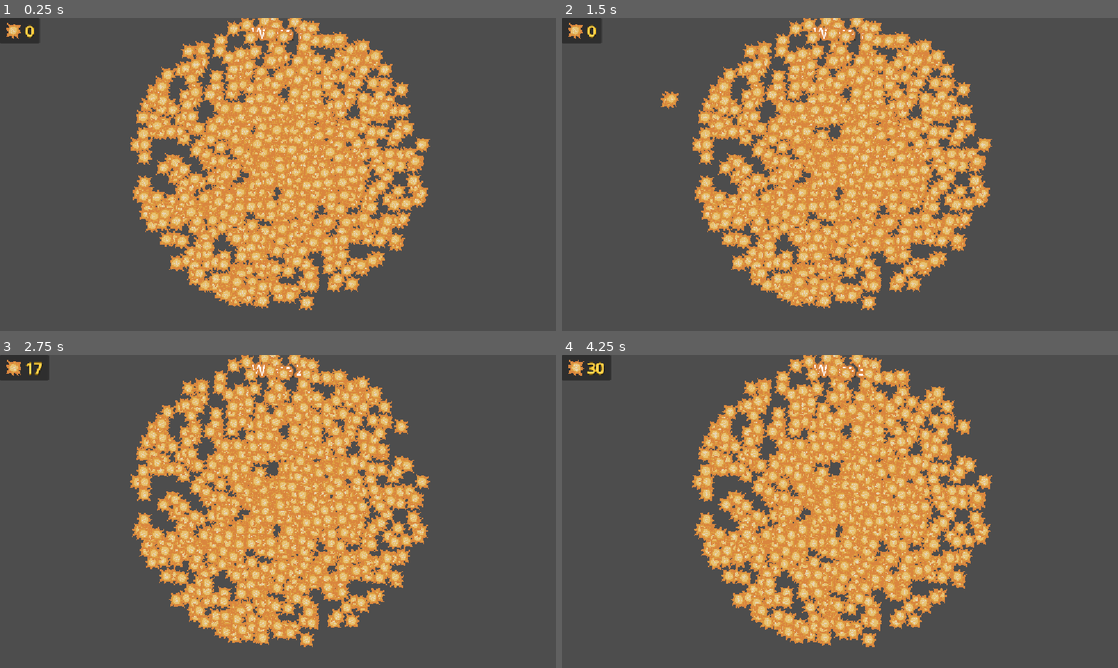
Above: before the commit, frames 1-4 (two rows, left to right).
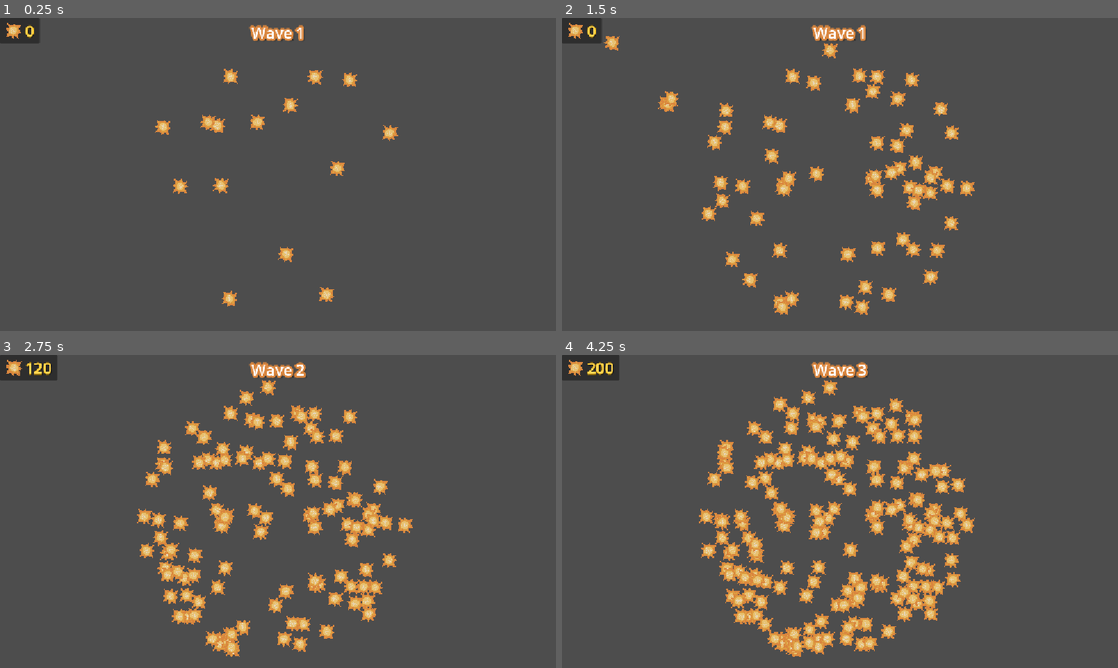
Above: after the commit, the same moments.

Repository: arthur-monteath/pvz-clone
Game: Godot game, scene res://main.tscn
The game is run twice, just before and just after one commit, with the same random seed, the same clock (stepped at 60 frames per second) and the same inputs.
Inputs (mouse positions are in pixels of both pictures, inside the frame that each line leads up to):
- Up to frame 1 (0.25 s): no input
- Up to frame 2 (1.5 s): move the mouse to (834, 130) at 0.52 s; move the mouse to (890, 268) at 1.27 s
- Up to frame 3 (2.75 s): move the mouse to (394, 448) at 2.02 s
- Up to frame 4 (4.25 s): move the mouse to (795, 611) at 2.77 s; move the mouse to (917, 392) at 3.52 s

The runs differ from the first frame. In frame 1, 31% of the frame differs, in the area x 23-78%, y 0-94%; in frame 2, 31%; in frame 3, 29%; in frame 4, 28%.

Commit message:
made the random_radius function have an even spread. Also, implemented a clock for spawning suns.

Diff:
--- a/assets/sun/sun.gd
+++ b/assets/sun/sun.gd
@@ -2,6 +2,9 @@
 
 func _ready():
 	mouse_entered.connect(collect)
+	var sprite: AnimatedSprite2D = get_node("%Sprite")
+	sprite.frame = randi() % 3
+	sprite.speed_scale = randf() * 0.2 + 0.9
 
 func collect():
 	var sun_icon: Control = get_node("%SunContainer/Icon")
--- a/assets/sun/sun.tscn
+++ b/assets/sun/sun.tscn
@@ -33,7 +33,7 @@
 }]
 
 [sub_resource type="CircleShape2D" id="CircleShape2D_h0k1w"]
-radius = 24.0
+radius = 48.0
 
 [node name="Sun" type="Area2D"]
 script = ExtResource("1_vhamh")
@@ -42,7 +42,7 @@
 unique_name_in_owner = true
 sprite_frames = SubResource("SpriteFrames_vqe2t")
 autoplay = "default"
-frame_progress = 0.3994639
+frame_progress = 0.45258117
 
 [node name="CollisionShape2D" type="CollisionShape2D" parent="."]
 shape = SubResource("CircleShape2D_h0k1w")
--- a/main.gd
+++ b/main.gd
@@ -15,8 +15,13 @@
 
 const SUN = preload("uid://drc3771pvtotc")
 func _ready() -> void:
-	for i in range(1000):
+	spawn()
+
+func spawn():
+	for i in range(5):
 		var sun = SUN.instantiate()
-		sun.global_position = Vector2(580,300) + Utils.random_radius(300)
+		sun.global_position = Vector2(570,346) + Utils.random_radius(280)
 		overlay.add_child(sun)
 		sun.owner = self
+	await get_tree().create_timer(0.1).timeout
+	spawn()
--- a/root_ui.gd
+++ b/root_ui.gd
@@ -11,7 +11,7 @@
 	wave_manager.on_wave_start.connect(_on_wave_start)
 
 func _on_sun_amount_changed(amount: int):
-	sun_label.text = str(amount)
+	sun_label.text = str(amount * 20)
 
 func _on_wave_start(wave: int):
 	wave_label.text = "Wave " + str(wave)
--- a/utils.gd
+++ b/utils.gd
@@ -7,4 +7,6 @@
 	return tw
 
 func random_radius(radius: float):
-	return Vector2.from_angle(TAU * randf()) * radius * randf()
+	var angle = TAU * randf()
+	var r = radius * sqrt(randf()) # Spreads evenly due to area being r^2
+	return Vector2.from_angle(angle) * r
Not shown, added: export_presets.cfg
Not shown, added: build/pvz-clone.console.exe
Not shown, added: build/pvz-clone.exe
Not shown, added: build/pvz-clone.pck
